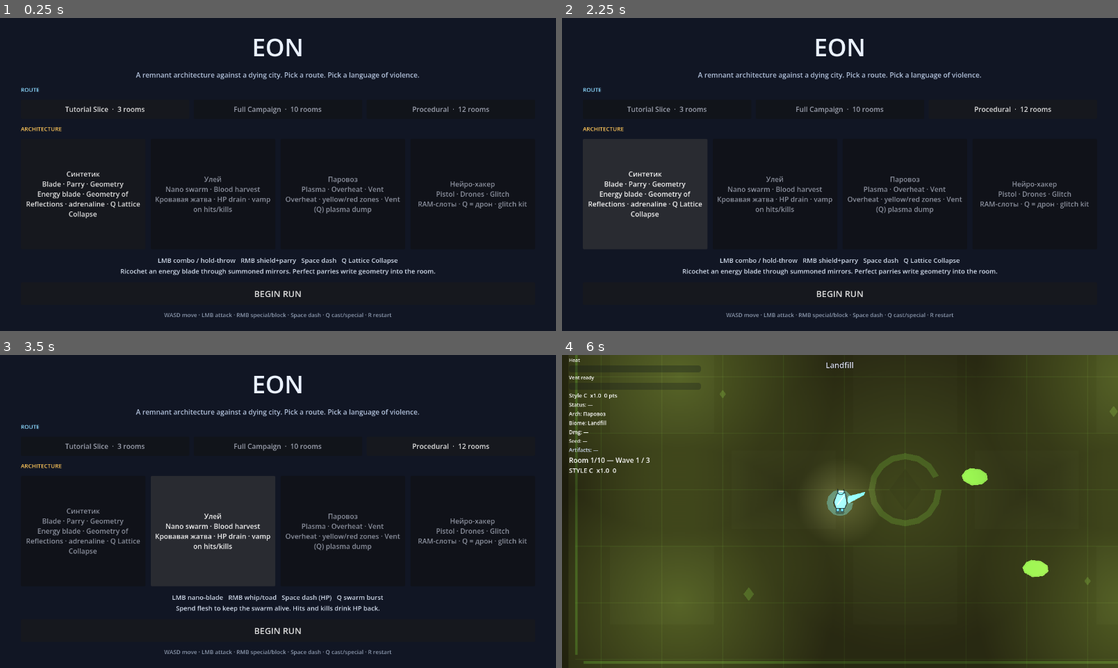
Above: before the commit, frames 1-4 (two rows, left to right).
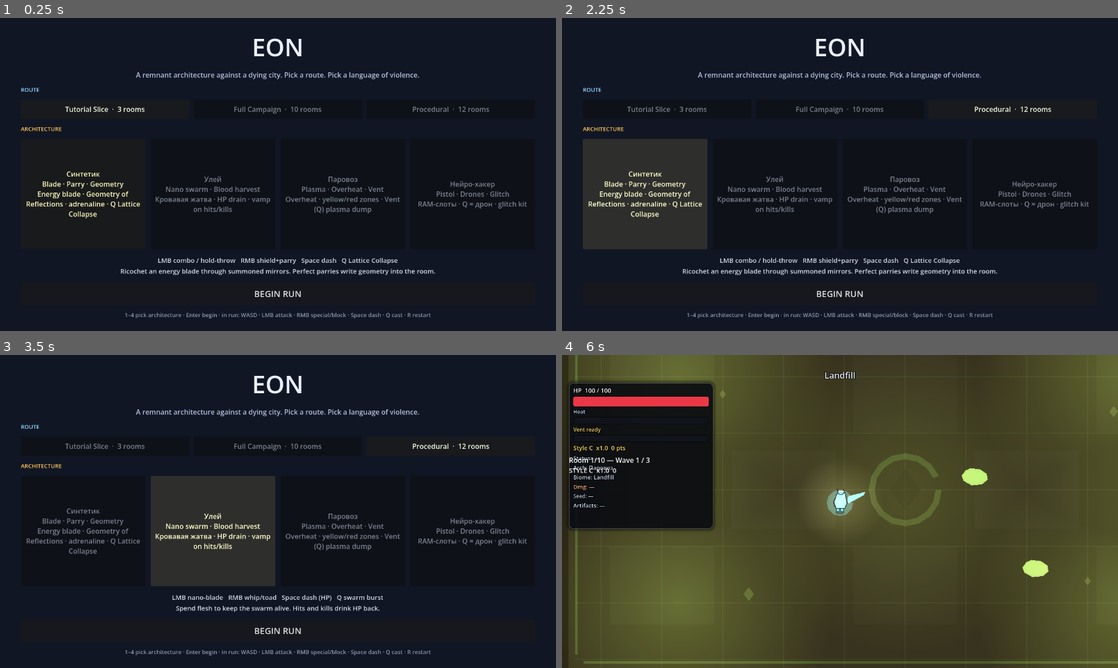
Above: after the commit, the same moments.

Repository: s7v7nth/EON
Game: Godot game, scene res://ui/class_select.tscn
Two runs of this game, one before a commit and one after it. Both use one fixed random seed, a clock stepped at 60 frames per second and the inputs below.
Inputs:
- Up to frame 1 (0.25 s): no input
- Up to frame 2 (2.25 s): click "Tutorial Slice · 3 rooms" at 0.5 s; click "Procedural · 12 rooms" at 1.25 s; click "Синтетик Blade · Parry · Geom…" at 2 s
- Up to frame 3 (3.5 s): click "Улей Nano swarm · Blood harve…" at 2.75 s
- Up to frame 4 (6 s): click "Паровоз Plasma · Overheat · V…" at 3.5 s; click "Full Campaign · 10 rooms" at 4.25 s; click "Full Campaign · 10 rooms" at 5 s; click "BEGIN RUN" at 5.75 s

The runs differ from the first frame. In frame 1, 0.8% of the frame differs, in the area x 4-88%, y 28-96%; in frame 2, 0.8%; in frame 3, 0.7%; in frame 4, 13%, in the area x 1-88%, y 1-71%.

Commit message:
Make the combat HUD readable and stop lighting from tinting it.
HP shows as numbers on a dark chrome panel, status/hurt flash is visible, and room lights no longer use CanvasModulate (which was washing the whole HUD). Class select highlights the picked kit and accepts 1–4 / Enter.

Co-authored-by: s7v7nth <s7v7nth@users.noreply.github.com>

Diff:
--- a/components/health_bar_component.gd
+++ b/components/health_bar_component.gd
@@ -3,8 +3,8 @@
 ## World-space HP bar. Appears when damaged; hides at full HP after a short delay.
 
 @export var health_component: HealthComponent
-@export var bar_size: Vector2 = Vector2(40, 5)
-@export var offset: Vector2 = Vector2(0, -56)
+@export var bar_size: Vector2 = Vector2(48, 6)
+@export var offset: Vector2 = Vector2(0, -58)
 @export var hide_when_full: bool = true
 @export var hide_delay: float = 1.5
 @export var fill_color: Color = Color(0.85, 0.22, 0.22, 0.95)
--- a/entities/enemies/dummy/enemy_dummy.gd
+++ b/entities/enemies/dummy/enemy_dummy.gd
@@ -233,6 +233,9 @@
 	if hp_bar:
 		var base := definition.display_name if definition != null and definition.display_name != "" else "Enemy"
 		hp_bar.set_label("ELITE " + base)
+		hp_bar.bar_size = Vector2(64, 8)
+		hp_bar.fill_color = Color(0.95, 0.72, 0.15, 0.95)
+		hp_bar.queue_redraw()
 
 
 func _install_behaviors(def: EnemyDefinition) -> void:
--- a/levels/arena/room_dresser.gd
+++ b/levels/arena/room_dresser.gd
@@ -165,18 +165,6 @@
 	var layer := Node2D.new()
 	layer.name = "Atmosphere"
 	arena.add_child(layer)
-	var mood := CanvasModulate.new()
-	mood.color = Color(0.62, 0.66, 0.78, 1.0)
-	match biome.biome_id:
-		GameplayEnums.BiomeId.LANDFILL, GameplayEnums.BiomeId.WASTELAND:
-			mood.color = Color(0.72, 0.8, 0.6, 1)
-		GameplayEnums.BiomeId.DATA_CENTER, GameplayEnums.BiomeId.GATEWAY:
-			mood.color = Color(0.55, 0.68, 0.88, 1)
-		GameplayEnums.BiomeId.JUNGLE, GameplayEnums.BiomeId.TAIGA:
-			mood.color = Color(0.58, 0.78, 0.64, 1)
-		GameplayEnums.BiomeId.DOWNTOWN, GameplayEnums.BiomeId.ALLEY, GameplayEnums.BiomeId.MALL:
-			mood.color = Color(0.8, 0.64, 0.56, 1)
-	layer.add_child(mood)
 	var tex := _radial_light_texture()
 	var spots := [
 		Vector2(-520, -260), Vector2(520, -260),
--- a/ui/class_select.gd
+++ b/ui/class_select.gd
@@ -134,7 +134,7 @@
 	col.add_child(_start)
 
 	var help := Label.new()
-	help.text = "WASD move · LMB attack · RMB special/block · Space dash · Q cast/special · R restart"
+	help.text = "1–4 pick architecture · Enter begin · in run: WASD · LMB attack · RMB special/block · Space dash · Q cast · R restart"
 	help.horizontal_alignment = HORIZONTAL_ALIGNMENT_CENTER
 	help.add_theme_font_size_override("font_size", 13)
 	help.add_theme_color_override("font_color", Color(0.55, 0.6, 0.68))
@@ -159,11 +159,10 @@
 func _select_route(route: ActRoute) -> void:
 	_selected_route = route
 	for btn in _route_buttons:
-		btn.modulate = Color(0.7, 0.72, 0.78)
-	# Rough match by label prefix.
+		btn.modulate = Color(0.55, 0.58, 0.64)
 	for btn in _route_buttons:
 		if route and btn.text.begins_with(route.display_name):
-			btn.modulate = Color(1, 1, 1)
+			btn.modulate = Color(1.1, 1.15, 1.0)
 			break
 
 
@@ -172,11 +171,33 @@
 	for i in _arch_buttons.size():
 		var btn := _arch_buttons[i]
 		var match_arch := RunState.get_architectures()
-		btn.modulate = Color(0.62, 0.64, 0.7)
+		btn.modulate = Color(0.55, 0.58, 0.64)
 		if i < match_arch.size() and match_arch[i] == arch:
-			btn.modulate = Color(1, 1, 1)
+			btn.modulate = Color(1.15, 1.12, 0.85)
 	var hint: Dictionary = HINTS.get(int(arch.architecture_id), {})
 	_flavor.text = "%s\n%s" % [str(hint.get("kit", "")), str(hint.get("fantasy", arch.description))]
+
+
+func _unhandled_input(event: InputEvent) -> void:
+	if event is not InputEventKey or not event.pressed or event.echo:
+		return
+	var key := event as InputEventKey
+	var arches := RunState.get_architectures()
+	match key.physical_keycode:
+		KEY_1, KEY_KP_1:
+			if arches.size() > 0:
+				_select_arch(arches[0])
+		KEY_2, KEY_KP_2:
+			if arches.size() > 1:
+				_select_arch(arches[1])
+		KEY_3, KEY_KP_3:
+			if arches.size() > 2:
+				_select_arch(arches[2])
+		KEY_4, KEY_KP_4:
+			if arches.size() > 3:
+				_select_arch(arches[3])
+		KEY_ENTER, KEY_KP_ENTER:
+			_begin_run()
 
 
 func _begin_run() -> void:
--- a/ui/debug_hud.gd
+++ b/ui/debug_hud.gd
@@ -1,5 +1,10 @@
 extends CanvasLayer
-## Debug bars driven only by SignalBus — no direct entity refs.
+## Combat HUD driven only by SignalBus — no direct entity refs.
+
+const HP_FILL := Color(0.92, 0.22, 0.28, 1)
+const HP_FILL_LOW := Color(1.0, 0.45, 0.12, 1)
+const ENERGY_FILL := Color(0.28, 0.62, 0.98, 1)
+const ADRENALINE_FILL := Color(0.98, 0.78, 0.18, 1)
 
 @onready var health_bar: ProgressBar = $Margin/VBox/HealthBar
 @onready var energy_bar: ProgressBar = $Margin/VBox/EnergyBar
@@ -13,32 +18,54 @@
 
 var _primary_label: Label
 var _secondary_label: Label
+var _hp_label: Label
 var _economy_drives_bars: bool = false
 var _last_damage: float = 0.0
 var _total_damage: float = 0.0
+var _last_hp: float = -1.0
 var _seed_label: Label
 var _artifact_label: Label
+var _hp_flash: Tween
 
 
 func _ready() -> void:
 	process_mode = Node.PROCESS_MODE_ALWAYS
-	var weapon_label := get_node_or_null("Margin/VBox/WeaponLabel")
+	_wrap_hud_chrome()
+	_style_bar(health_bar, HP_FILL)
+	_style_bar(energy_bar, ENERGY_FILL)
+	_style_bar(adrenaline_bar, ADRENALINE_FILL)
+	health_bar.modulate = Color.WHITE
+	energy_bar.modulate = Color.WHITE
+	adrenaline_bar.modulate = Color.WHITE
+	_paint_label(location_banner, 20, Color(0.94, 0.96, 1.0, 0.98))
+	_paint_label(style_label, 14, Color(1.0, 0.86, 0.42))
+	_paint_label(status_label, 13, Color(0.82, 0.86, 0.92))
+	_paint_label(arch_label, 13, Color(0.78, 0.82, 0.9))
+	_paint_label(biome_label, 13, Color(0.78, 0.82, 0.9))
+	_paint_label(damage_label, 13, Color(0.95, 0.7, 0.55))
+	var weapon_label := health_bar.get_parent().get_node_or_null("WeaponLabel")
 	if weapon_label:
 		weapon_label.visible = false
+	_hp_label = Label.new()
+	_hp_label.name = "HealthValue"
+	_paint_label(_hp_label, 14, Color(1.0, 0.93, 0.93))
+	_hp_label.text = "HP  — / —"
+	health_bar.get_parent().add_child(_hp_label)
+	health_bar.get_parent().move_child(_hp_label, health_bar.get_index())
 	_primary_label = Label.new()
-	_primary_label.add_theme_font_size_override("font_size", 11)
+	_paint_label(_primary_label, 12, Color(0.75, 0.86, 1.0))
 	_primary_label.text = "Energy"
 	energy_bar.get_parent().add_child(_primary_label)
 	energy_bar.get_parent().move_child(_primary_label, energy_bar.get_index())
 	_secondary_label = Label.new()
-	_secondary_label.add_theme_font_size_override("font_size", 11)
+	_paint_label(_secondary_label, 12, Color(1.0, 0.88, 0.45))
 	_secondary_label.text = "Adrenaline"
 	adrenaline_bar.get_parent().add_child(_secondary_label)
 	adrenaline_bar.get_parent().move_child(_secondary_label, adrenaline_bar.get_index())
 	_seed_label = Label.new()
-	_seed_label.add_theme_font_size_override("font_size", 11)
+	_paint_label(_seed_label, 12, Color(0.7, 0.74, 0.82))
 	_seed_label.text = "Seed: —"
-	$Margin/VBox.add_child(_seed_label)
+	health_bar.get_parent().add_child(_seed_label)
 	SignalBus.player_health_changed.connect(_on_health_changed)
 	SignalBus.player_energy_changed.connect(_on_energy_changed)
 	SignalBus.player_adrenaline_changed.connect(_on_adrenaline_changed)
@@ -58,6 +85,57 @@
 	SignalBus.combo_unlocked.connect(_on_combo_hud)
 
 
+func _wrap_hud_chrome() -> void:
+	var margin := $Margin as MarginContainer
+	var vbox := $Margin/VBox as VBoxContainer
+	if margin == null or vbox == null or vbox.get_parent() is PanelContainer:
+		return
+	var chrome := PanelContainer.new()
+	chrome.name = "Chrome"
+	chrome.mouse_filter = Control.MOUSE_FILTER_IGNORE
+	var sb := StyleBoxFlat.new()
+	sb.bg_color = Color(0.03, 0.04, 0.07, 0.78)
+	sb.set_corner_radius_all(10)
+	sb.set_border_width_all(1)
+	sb.border_color = Color(0.55, 0.62, 0.78, 0.45)
+	sb.content_margin_left = 10
+	sb.content_margin_top = 8
+	sb.content_margin_right = 10
+	sb.content_margin_bottom = 8
+	sb.shadow_color = Color(0, 0, 0, 0.45)
+	sb.shadow_size = 8
+	chrome.add_theme_stylebox_override("panel", sb)
+	margin.remove_child(vbox)
+	chrome.add_child(vbox)
+	margin.add_child(chrome)
+
+
+func _style_bar(bar: ProgressBar, fill: Color) -> void:
+	if bar == null:
+		return
+	var bg := StyleBoxFlat.new()
+	bg.bg_color = Color(0.07, 0.08, 0.11, 0.95)
+	bg.set_corner_radius_all(4)
+	bg.set_border_width_all(1)
+	bg.border_color = Color(0.0, 0.0, 0.0, 0.75)
+	var fg := StyleBoxFlat.new()
+	fg.bg_color = fill
+	fg.set_corner_radius_all(4)
+	bar.add_theme_stylebox_override("background", bg)
+	bar.add_theme_stylebox_override("fill", fg)
+	bar.modulate = Color.WHITE
+	bar.show_percentage = false
+
+
+func _paint_label(label: Label, size: int, color: Color) -> void:
+	if label == null:
+		return
+	label.add_theme_font_size_override("font_size", size)
+	label.add_theme_color_override("font_color", color)
+	label.add_theme_color_override("font_outline_color", Color(0.0, 0.0, 0.0, 0.9))
+	label.add_theme_constant_override("outline_size", 5)
+
+
 func _on_room_entered(_coord: Vector2i) -> void:
 	_refresh_seed_label()
 
@@ -75,6 +153,23 @@
 func _on_health_changed(current: float, max_value: float) -> void:
 	health_bar.max_value = max_value
 	health_bar.value = current
+	if _hp_label:
+		_hp_label.text = "HP  %d / %d" % [roundi(current), roundi(max_value)]
+	var ratio := current / max_value if max_value > 0.0 else 0.0
+	_style_bar(health_bar, HP_FILL_LOW if ratio <= 0.32 else HP_FILL)
+	if _last_hp >= 0.0 and current < _last_hp:
+		_flash_hurt()
+	_last_hp = current
+
+
+func _flash_hurt() -> void:
+	if _hp_label == null:
+		return
+	if _hp_flash and _hp_flash.is_valid():
+		_hp_flash.kill()
+	_hp_label.modulate = Color(1.0, 0.45, 0.35)
+	_hp_flash = create_tween()
+	_hp_flash.tween_property(_hp_label, "modulate", Color.WHITE, 0.28)
 
 
 func _on_energy_changed(current: float, max_value: float) -> void:
@@ -110,7 +205,7 @@
 	bar.max_value = float(data.get("max", 100.0))
 	bar.value = float(data.get("value", 0.0))
 	if data.has("color"):
-		bar.modulate = data["color"] as Color
+		_style_bar(bar, data["color"] as Color)
 
 
 func _on_style_changed(score: int, multiplier: float, rank: String) -> void:
@@ -119,8 +214,14 @@
 
 
 func _on_statuses_changed(statuses: PackedStringArray) -> void:
-	if status_label:
-		status_label.text = "Status: %s" % (", ".join(statuses) if not statuses.is_empty() else "—")
+	if status_label == null:
+		return
+	if statuses.is_empty():
+		status_label.text = "Status: —"
+		_paint_label(status_label, 13, Color(0.82, 0.86, 0.92))
+		return
+	status_label.text = "Status: %s" % ", ".join(statuses)
+	_paint_label(status_label, 13, Color(1.0, 0.82, 0.28))
 
 
 func _on_architecture_changed(architecture_id: int) -> void:
@@ -204,12 +305,11 @@
 	if _artifact_label:
 		return
 	_artifact_label = Label.new()
-	_artifact_label.add_theme_font_size_override("font_size", 12)
-	_artifact_label.add_theme_color_override("font_color", Color(0.85, 0.9, 1.0))
+	_paint_label(_artifact_label, 13, Color(0.82, 0.9, 1.0))
 	_artifact_label.autowrap_mode = TextServer.AUTOWRAP_WORD_SMART
-	_artifact_label.custom_minimum_size = Vector2(280, 40)
+	_artifact_label.custom_minimum_size = Vector2(280, 44)
 	_artifact_label.text = "Artifacts: —"
-	$Margin/VBox.add_child(_artifact_label)
+	health_bar.get_parent().add_child(_artifact_label)
 	_refresh_artifacts()
 
 
--- a/ui/debug_hud.tscn
+++ b/ui/debug_hud.tscn
@@ -26,8 +26,8 @@
 anchor_top = 0.0
 anchor_right = 1.0
 anchor_bottom = 0.0
-offset_top = 10.0
-offset_bottom = 36.0
+offset_top = 32.0
+offset_bottom = 58.0
 grow_horizontal = 2
 theme_override_colors/font_color = Color(0.92, 0.94, 0.98, 0.95)
 theme_override_colors/font_outline_color = Color(0, 0, 0, 0.75)
@@ -43,9 +43,9 @@
 anchor_right = 0.0
 anchor_bottom = 0.0
 offset_left = 16.0
-offset_top = 16.0
-offset_right = 320.0
-offset_bottom = 250.0
+offset_top = 64.0
+offset_right = 348.0
+offset_bottom = 400.0
 grow_horizontal = 0
 grow_vertical = 0
 
@@ -54,28 +54,28 @@
 theme_override_constants/separation = 4
 
 [node name="HealthBar" type="ProgressBar" parent="Margin/VBox"]
-custom_minimum_size = Vector2(280, 16)
+custom_minimum_size = Vector2(300, 22)
 layout_mode = 2
 max_value = 100.0
 value = 100.0
 show_percentage = false
-modulate = Color(0.9, 0.25, 0.25, 1)
+modulate = Color(1, 1, 1, 1)
 
 [node name="EnergyBar" type="ProgressBar" parent="Margin/VBox"]
-custom_minimum_size = Vector2(280, 16)
+custom_minimum_size = Vector2(300, 16)
 layout_mode = 2
 max_value = 100.0
 value = 100.0
 show_percentage = false
-modulate = Color(0.25, 0.55, 0.95, 1)
+modulate = Color(1, 1, 1, 1)
 
 [node name="AdrenalineBar" type="ProgressBar" parent="Margin/VBox"]
-custom_minimum_size = Vector2(280, 16)
+custom_minimum_size = Vector2(300, 16)
 layout_mode = 2
 max_value = 100.0
 value = 0.0
 show_percentage = false
-modulate = Color(0.95, 0.8, 0.2, 1)
+modulate = Color(1, 1, 1, 1)
 
 [node name="WeaponLabel" type="Label" parent="Margin/VBox"]
 layout_mode = 2
Not shown, added: ui/class_select.gd.uid
